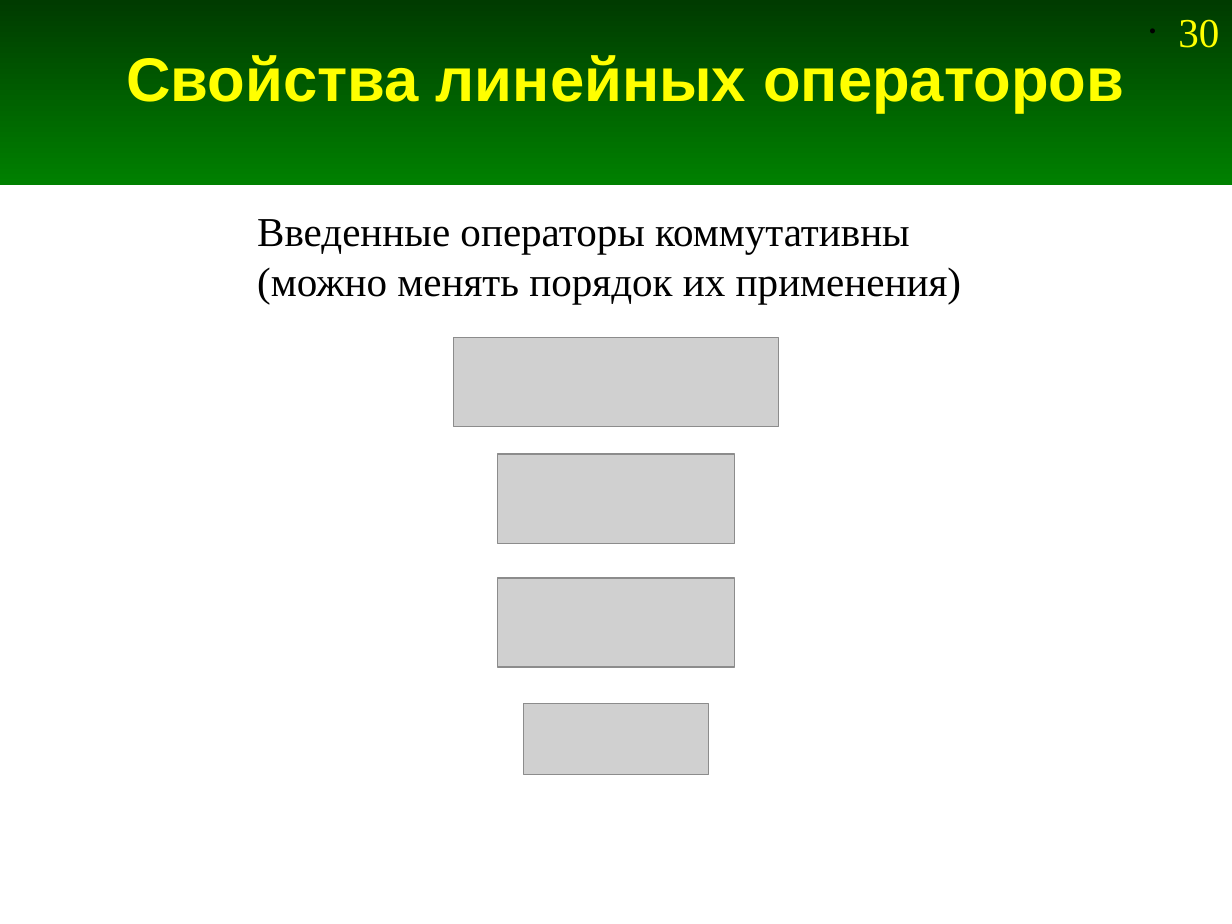
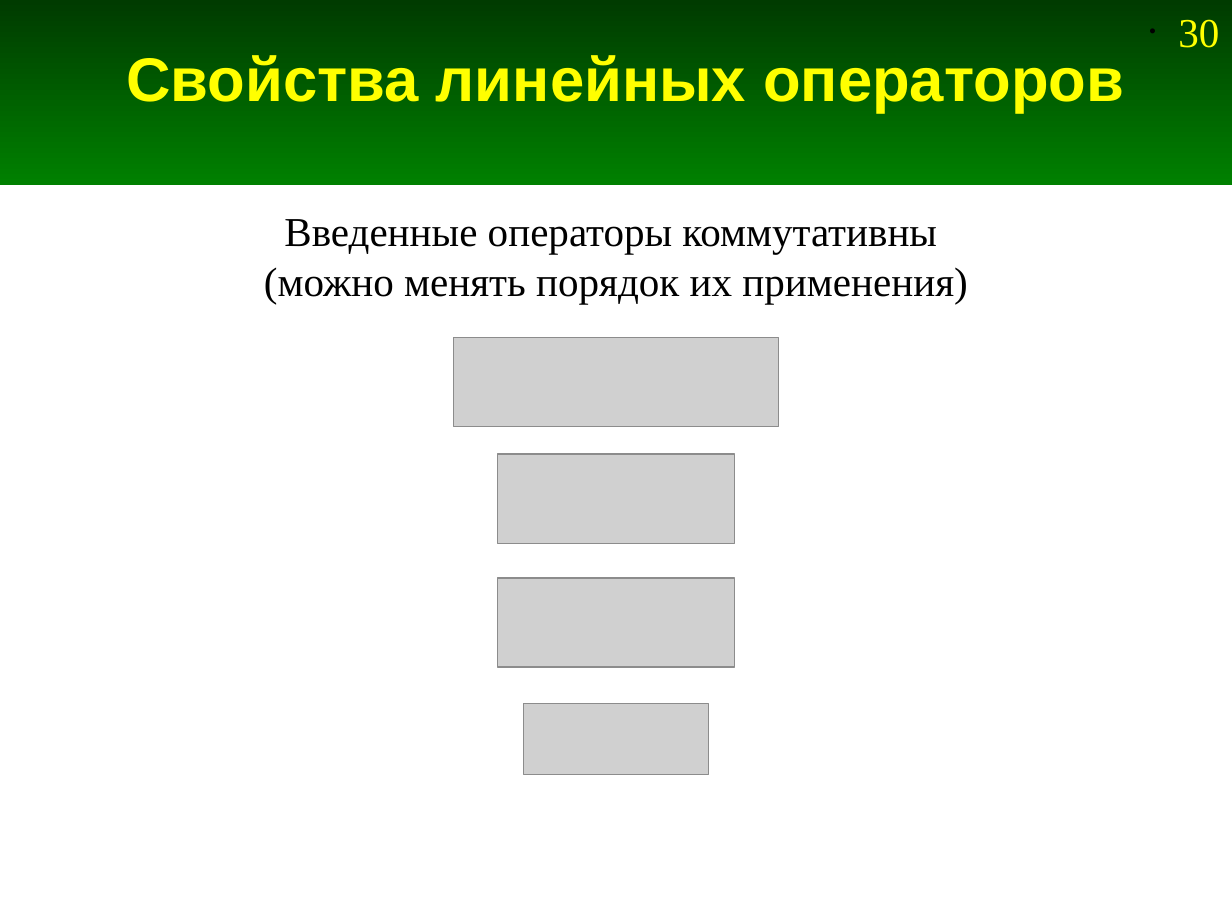
Before and after one commit to Jenyay/modelling, a slide deck: slide 30 of fdtd/presentations/09. FDTD-1D ABC.odp. Drawn at 1232x924 pixels with LibreOffice and Linux fonts; fonts in the diff are those of the drawing; grey boxes stand for pictures. Boxes give left, top, right and bottom in pixels: in the first picture for what was removed or moved away, otherwise in the second. Text is boxed around its words. In the diff, an @@ line names an element or a change of style, - is before the commit and + after.

```diff
--- a/fdtd/presentations/09. FDTD-1D ABC.odp
+++ b/fdtd/presentations/09. FDTD-1D ABC.odp
@@ text "Введенные операторы коммутативны" at box(264, 219, 967, 304): alignment left to centre @@
```
Also in this commit, not shown: 14 other slides changed, 4 slides added, 4 slides removed, 3 other files.
